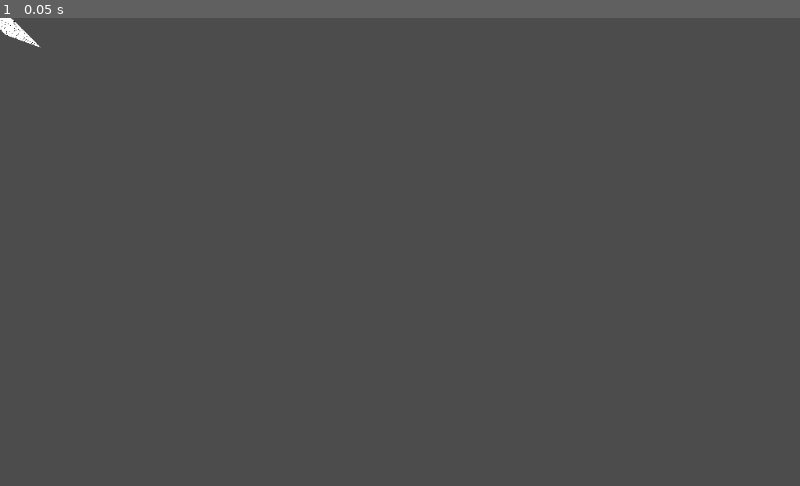
Above: before the commit, frame 1.
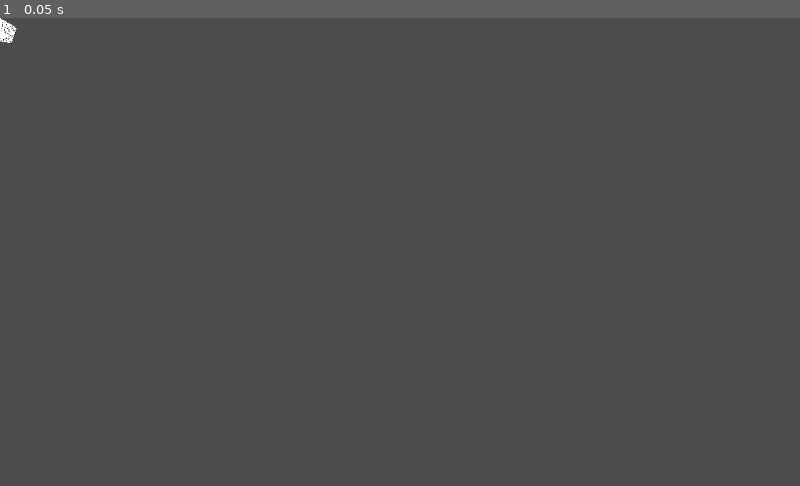
Above: after the commit, the same moment.

Repository: ledadu/gdttest
Game: Godot game, scene res://test-shader.tscn
The game is run twice, just before and just after one commit, with the same random seed, the same clock (stepped at 60 frames per second) and the same inputs. The engine's default icon, where the game draws it, is replaced by a stand-in: a white triangle on a blue panel in a dark square.
Inputs:
- Up to frame 1 (0.05 s): no input

The runs differ from the first frame. In frame 1, 0.1% of the frame differs, in the area x 0-6%, y 0-7%.

Commit message:
Add start angle

Diff:
--- a/TubeEl.gd
+++ b/TubeEl.gd
@@ -1,50 +1,30 @@
 extends Polygon2D
 tool
+export var startWidth = 10 setget set_start_width
+export var startAngle = 0 setget set_start_angle
 
 export var end = Vector2() setget set_end
-export var startWidth = 10 setget set_start_width
 export var endWidth = 10 setget set_end_width
-
 export var endAngle = 0 setget set_end_angle
 
 export(Texture) var inputTexture setget set_texture
 
-func set_start_width(val):
-	startWidth = val
-	updatePolygon()
-	updateUv()
-
-func set_end(val):
-	end = val
-	updatePolygon()
-	updateUv()
-
-func set_end_width(val):
-	endWidth = val
-	updatePolygon()
-	updateUv()
-
-func set_texture(val):
-	inputTexture = val
-	texture = val
-	updatePolygon()
-	updateUv()
-
-func set_end_angle(val):
-	endAngle = val
-	updatePolygon()
-	updateUv()
 
 func updatePolygon():
 	var median = [Vector2(-startWidth / 2, 0), Vector2(end.x - startWidth / 2, end.y)]
-	#var median = [Vector2(0, 0), Vector2(end.x, end.y)]
 
 	var polygon = PoolVector2Array()
-	polygon.append(Vector2(median[0].x - startWidth / 2 + startWidth / 2, median[0].y))
-	polygon.append(Vector2(median[0].x + startWidth / 2 + startWidth / 2, median[0].y))
 
-	var radAngle = deg2rad(endAngle)
-	var endRotateOffset = Vector2(cos(radAngle) * endWidth / 2, sin(radAngle) * endWidth / 2)
+	var radStartAngle = deg2rad(startAngle - 180)
+	var startRotateOffset = Vector2(cos(radStartAngle) * startWidth / 2, sin(radStartAngle) * startWidth / 2)
+
+	polygon.append(startRotateOffset + Vector2(0, median[0].y))
+	polygon.append(-startRotateOffset + Vector2(0, median[0].y))
+	#polygon.append(Vector2(median[0].x - startWidth / 2 + startWidth / 2, median[0].y))
+	#polygon.append(Vector2(median[0].x + startWidth / 2 + startWidth / 2, median[0].y))
+
+	var radEndAngle = deg2rad(endAngle)
+	var endRotateOffset = Vector2(cos(radEndAngle) * endWidth / 2, sin(radEndAngle) * endWidth / 2)
 
 	polygon.append(endRotateOffset + Vector2(median[1].x + startWidth / 2, median[1].y))
 	polygon.append(-endRotateOffset + Vector2(median[1].x + startWidth / 2, median[1].y))
@@ -52,11 +32,6 @@
 	set_polygon(polygon)
 
 	var material = get_material()
-	material.set_shader_param("widthU", startWidth)
-	material.set_shader_param("widthD", endWidth)
-	material.set_shader_param("medianHeight", median[1].y)
-	material.set_shader_param("downOffset", end.x)
-	material.set_shader_param("downAngle", radAngle)
 	material.set_shader_param("p0", polygon[0])
 	material.set_shader_param("p1", polygon[1])
 	material.set_shader_param("p2", polygon[2])
@@ -64,14 +39,28 @@
 
 	material.set_shader_param("inputTexture", inputTexture)
 
-func updateUv():
-	var textureSize = get_texture().get_size()
 
-	var uv = PoolVector2Array()
+func set_start_width(val):
+	startWidth = val
+	updatePolygon()
 
-	uv.append(Vector2(0, 0))
-	uv.append(Vector2(textureSize.x, 0))
+func set_end(val):
+	end = val
+	updatePolygon()
 
-	uv.append(Vector2(textureSize.x, textureSize.y))
-	uv.append(Vector2(0, textureSize.y))
-	set_uv(uv)
+func set_end_width(val):
+	endWidth = val
+	updatePolygon()
+
+func set_texture(val):
+	inputTexture = val
+	texture = val
+	updatePolygon()
+
+func set_end_angle(val):
+	endAngle = val
+	updatePolygon()
+
+func set_start_angle(val):
+	startAngle = val
+	updatePolygon()
--- a/test-shader.tscn
+++ b/test-shader.tscn
@@ -46,37 +46,6 @@
 
 float cross2d( in vec2 a, in vec2 b ) { return a.x*b.y - a.y*b.x; }
 
-/*
-vec2 invBilinear( in vec2 p, in vec2 a, in vec2 b, in vec2 c, in vec2 d ) {
-    vec2 e = b-a;
-    vec2 f = d-a;
-    vec2 g = a-b+c-d;
-    vec2 h = p-a;
-
-    float k2 = cross2(g, f);
-    float k1 = cross2( e, f ) + cross2( h, g );
-    float k0 = cross2( h, e );
-
-    float w = k1*k1 - 4.0*k0*k2;
-    if( w<0.0 ) return vec2(-1.0);
-    w = sqrt( w );
-
-    float v1 = (-k1 - w)/(2.0*k2);
-    float u1 = (h.x - f.x*v1)/(e.x + g.x*v1);
-
-    float v2 = (-k1 + w)/(2.0*k2);
-    float u2 = (h.x - f.x*v2)/(e.x + g.x*v2);
-
-    float u = u1;
-    float v = v1;
-
-    if( v<0.0 || v>1.0 || u<0.0 || u>1.0 ) { u=u2;   v=v2;   }
-    if( v<0.0 || v>1.0 || u<0.0 || u>1.0 ) { u=-1.0; v=-1.0; }
-
-    return vec2( u, v );
-}
-*/
-
 vec2 invBilinear( in vec2 p, in vec2 a, in vec2 b, in vec2 c, in vec2 d ) {
     vec2 e = b-a;
     vec2 f = d-a;
@@ -103,8 +72,8 @@
 void fragment() {
 	vec2 uv = invBilinear(vert, p0, p1, p2, p3);
 
-    vec4 col = vec4(uv.x, uv.y, 0.0, 1.0);
-	COLOR = col;
+    // vec4 col = vec4(uv.x, uv.y, 0.0, 1.0);
+	// COLOR = col;
 	COLOR = texture(inputTexture, vec2(uv.x, uv.y));
 
 
@@ -112,10 +81,10 @@
 
 [sub_resource type="ShaderMaterial" id=4]
 shader = SubResource( 3 )
-shader_param/p0 = Vector2( 0, 0 )
-shader_param/p1 = Vector2( 30, 0 )
-shader_param/p2 = Vector2( 68.4923, 38.5505 )
-shader_param/p3 = Vector2( 21.5077, 21.4495 )
+shader_param/p0 = Vector2( -21.6506, -12.5 )
+shader_param/p1 = Vector2( 21.6506, 12.5 )
+shader_param/p2 = Vector2( 14.7721, 32.6047 )
+shader_param/p3 = Vector2( -14.7721, 27.3953 )
 shader_param/inputTexture = ExtResource( 3 )
 
 [node name="Root" type="Node2D"]
@@ -159,11 +128,12 @@
 [node name="TubeEl" type="Polygon2D" parent="."]
 material = SubResource( 4 )
 texture = ExtResource( 3 )
-polygon = PoolVector2Array( 0, 0, 30, 0, 68.4923, 38.5505, 21.5077, 21.4495 )
+polygon = PoolVector2Array( -21.6506, -12.5, 21.6506, 12.5, 14.7721, 32.6047, -14.7721, 27.3953 )
 uv = PoolVector2Array( 0, 0, 580, 0, 580, 580, 0, 580 )
 script = ExtResource( 4 )
-end = Vector2( 30, 30 )
-startWidth = 30
-endWidth = 50
-endAngle = 20
+startWidth = 50
+startAngle = 30
+end = Vector2( 0, 30 )
+endWidth = 30
+endAngle = 10
 inputTexture = ExtResource( 3 )
